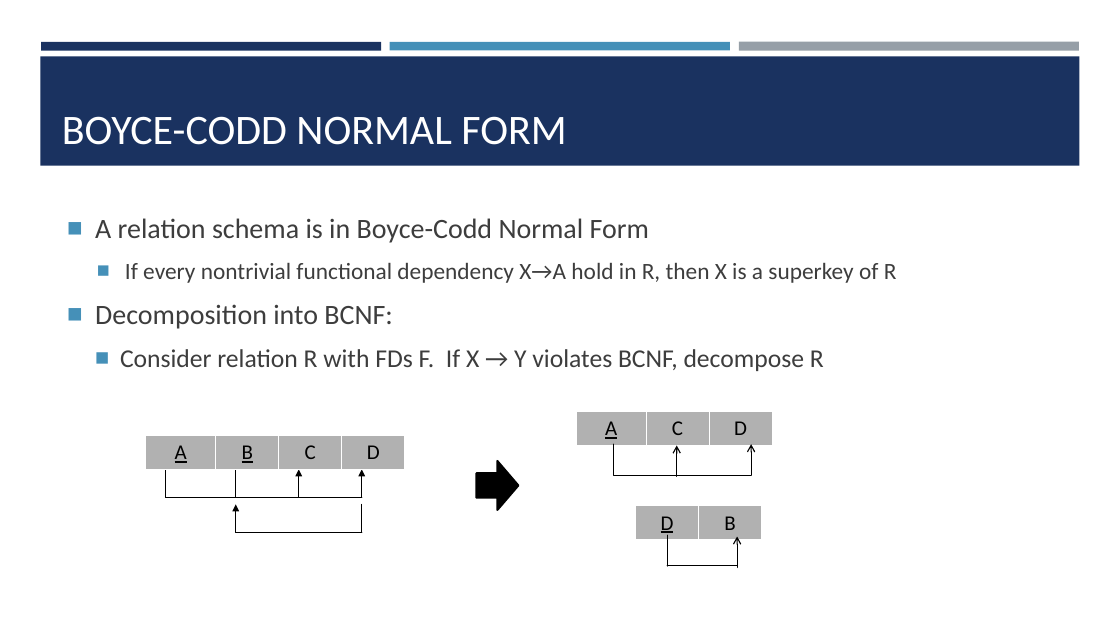
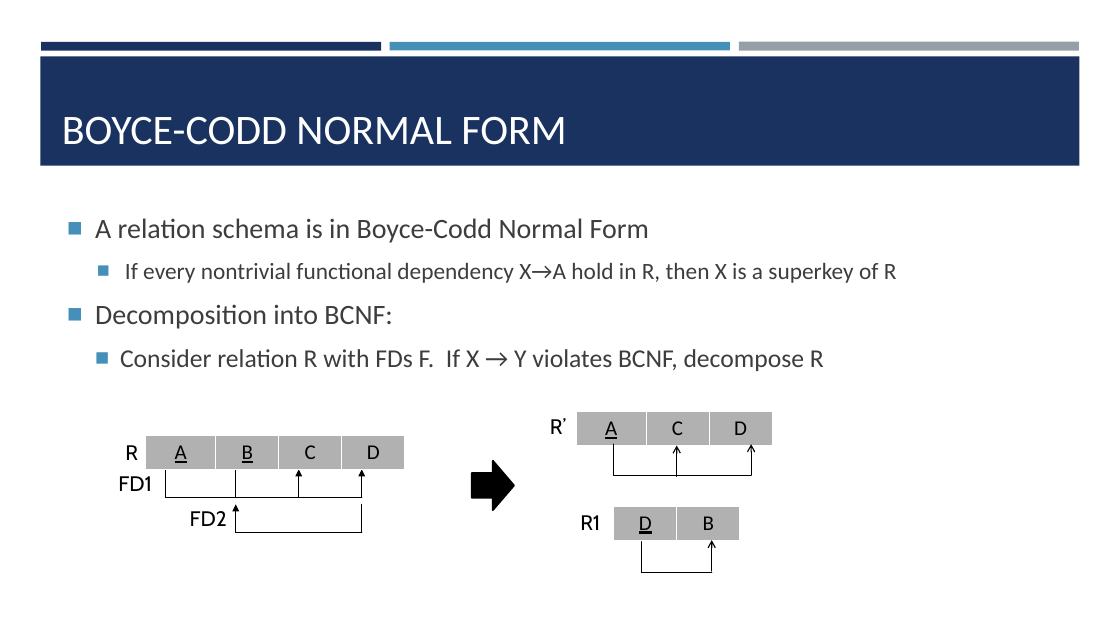
Before and after one commit to Obsidian-Notes-Manirenkan/IT2140-Database-Management, a slide deck: slide 25 of Lectures/Lecture 06 (Schema Refinement).pptx. Drawn at 1120x630 pixels with LibreOffice and Linux fonts; fonts in the diff are those of the drawing. Boxes give left, top, right and bottom in pixels: in the first picture for what was removed or moved away, otherwise in the second. Text is boxed around its words. In the diff, an @@ line names an element or a change of style, - is before the commit and + after.

```diff
--- a/Lectures/Lecture 06 (Schema Refinement).pptx
+++ b/Lectures/Lecture 06 (Schema Refinement).pptx
@@ text added at bbox=[550, 418, 566, 434], 18 pt, text #000000 @@
+R’
@@ text added at bbox=[125, 445, 138, 460], 18 pt, text #000000 @@
+R
@@ text added at bbox=[118, 476, 152, 491], 18 pt, text #000000 @@
+FD1
@@ right arrow: place and size @@
-right arrow at bbox=[476, 461, 518, 510]
+right arrow at bbox=[472, 461, 514, 510]
@@ table: place and size @@
-table at bbox=[636, 506, 762, 540]
+table at bbox=[614, 506, 740, 540]
@@ text added at bbox=[190, 511, 227, 526], 18 pt, text #000000 @@
+FD2
@@ text added at bbox=[580, 515, 600, 530], 18 pt, text #000000 @@
+R1
@@ 2 lines, 1 arrow: place and size @@
-2 lines, 1 arrow at bbox=[667, 535, 738, 568]
+2 lines, 1 arrow at bbox=[642, 540, 712, 573]
```
Also in this commit, not shown: 7 other slides changed, 40 other files.
